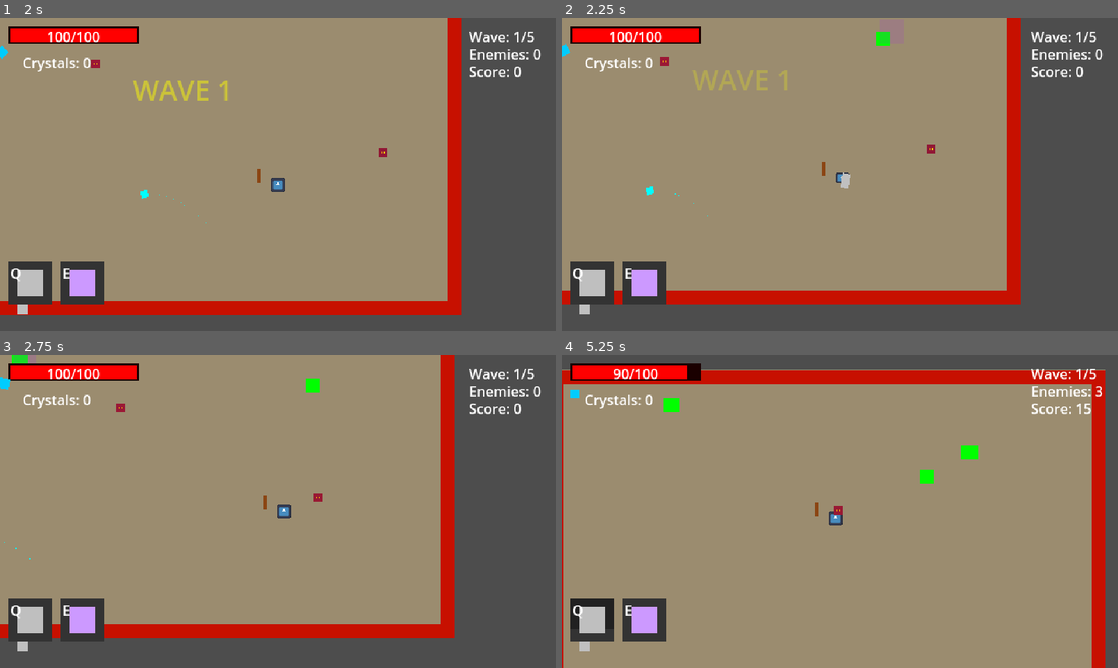
Above: before the commit, frames 1-4 (two rows, left to right).
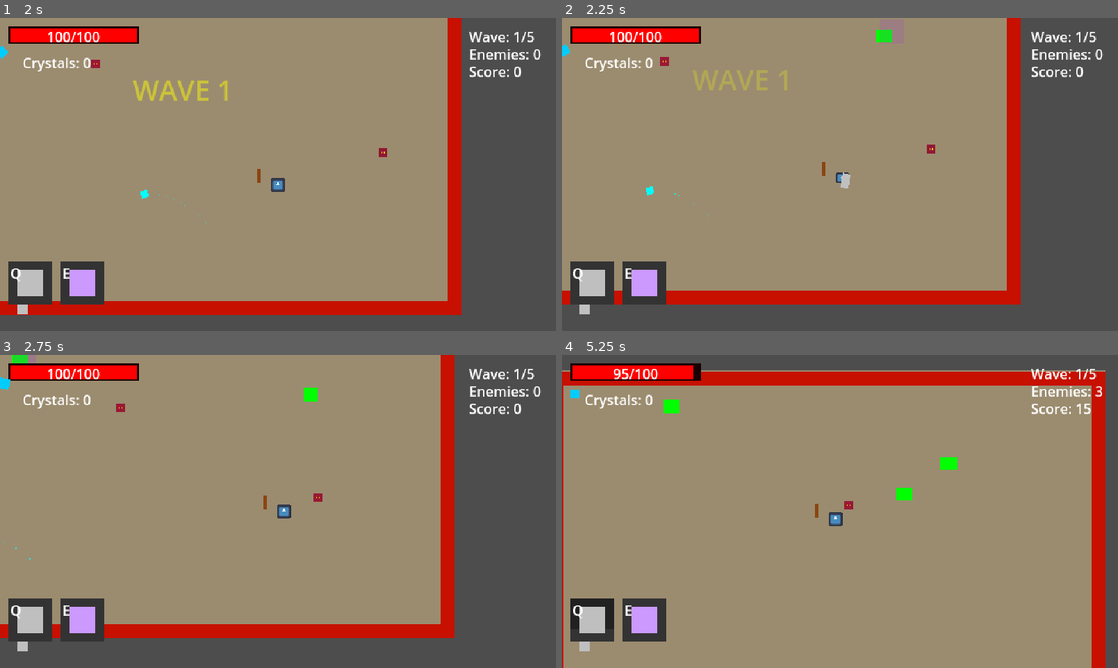
Above: after the commit, the same moments.

Repository: Azgr9/chaos
Game: Godot game, scene res://Scenes/Game/Game.tscn
Two runs of this game, one before a commit and one after it. Both use one fixed random seed, a clock stepped at 60 frames per second and the inputs below. The engine's default icon, where the game draws it, is replaced by a stand-in: a white triangle on a blue panel in a dark square.
Inputs (mouse positions are in pixels of both pictures, inside the frame that each line leads up to):
- Up to frame 1 (2 s): move the mouse to (400, 158) at 0.52 s; hold D (move_right) 0.53-1.28 s; tap Space (dash) at 0.6 s; move the mouse to (166, 190) at 1.27 s; hold S (move_down) from 1.28 s (still down); right-click (166, 190) at 1.35 s
- Up to frame 2 (2.25 s): move the mouse to (895, 105) at 2.02 s; release S (move_down) at 2.03 s; hold D (move_right) from 2.03 s (still down); click (895, 105) at 2.1 s
- Up to frame 3 (2.75 s): keep holding D (move_right)
- Up to frame 4 (5.25 s): move the mouse to (812, 574) at 2.77 s; release D (move_right) at 2.78 s; hold W (move_up) 2.78-3.53 s; tap Q (swap_weapon) at 2.85 s; move the mouse to (1006, 558) at 3.52 s; hold O 3.53-4.28 s; hold A (move_left) 3.53-5.03 s; move the mouse to (673, 464) at 4.27 s; tap L at 4.35 s; move the mouse to (867, 511) at 5.02 s; hold S (move_down) from 5.03 s (still down); hold P from 5.03 s (still down)

Frame 1 is identical in both runs. In frame 2, less than 0.1% of the frame differs, in the area x 56-60%, y 3-9%; in frame 3, 0.2%; in frame 4, 1.6%, in the area x 0-98%, y 3-55%.

Commit message:
saldırı slime

Diff:
--- a/Scripts/Enemies/Enemy.gd
+++ b/Scripts/Enemies/Enemy.gd
@@ -51,6 +51,7 @@
 		_update_movement(delta)
 
 	_apply_knockback(delta)
+	_avoid_player_overlap()
 	move_and_slide()
 
 func _update_movement(_delta):
@@ -73,6 +74,27 @@
 		knockback_velocity = knockback_velocity.lerp(Vector2.ZERO, 10 * delta)
 		if knockback_velocity.length() < 5:
 			knockback_velocity = Vector2.ZERO
+
+func _avoid_player_overlap():
+	# Prevent enemies from going inside the player
+	if not player_reference:
+		return
+
+	# Calculate distance to player
+	var to_player = player_reference.global_position - global_position
+	var distance = to_player.length()
+
+	# Minimum distance to maintain from player (based on collision shapes)
+	var min_distance = 25.0  # Adjust based on your collision shape sizes
+
+	# If too close, push away from player
+	if distance < min_distance and distance > 0:
+		var push_direction = -to_player.normalized()
+		var push_strength = (min_distance - distance) / min_distance
+
+		# Apply moderate push force (reduced to prevent catapulting)
+		if knockback_velocity.length() == 0:
+			velocity += push_direction * push_strength * 100.0  # Reduced from 200.0
 
 func take_damage(amount: float, from_position: Vector2 = Vector2.ZERO, knockback_power: float = 150.0, stun_duration: float = 0.0):
 	if is_dead:
--- a/Scripts/Enemies/Slime.gd
+++ b/Scripts/Enemies/Slime.gd
@@ -71,39 +71,40 @@
 			player_reference = players[0]
 		return
 
-	# Don't hop if being knocked back
+	# Don't move if being knocked back
 	if knockback_velocity.length() > 0:
 		return
 
 	var distance_to_player = global_position.distance_to(player_reference.global_position)
+	var direction_to_player = (player_reference.global_position - global_position).normalized()
 
-	# Only move if player is in range and we can hop
-	if distance_to_player <= detection_range and hop_cooldown <= 0:
-		_perform_hop()
+	# Move in a hopping pattern using velocity (not tweens)
+	if distance_to_player <= detection_range:
+		if hop_cooldown <= 0:
+			# Trigger hop visual
+			_perform_hop_visual()
+			hop_cooldown = hop_interval
 
-func _perform_hop():
+		# Continuous movement during hop
+		if is_hopping:
+			velocity = direction_to_player * move_speed * 1.5  # Faster during hop
+		else:
+			velocity = Vector2.ZERO  # Stop between hops
+
+func _perform_hop_visual():
 	if is_hopping:
 		return
 
 	is_hopping = true
-	hop_cooldown = hop_interval
 
-	# Calculate hop direction toward player
-	hop_direction = (player_reference.global_position - global_position).normalized()
-
-	# Hop animation with tween
+	# Hop animation with tween (visuals only, no position change)
 	var tween = create_tween()
 
 	# Squash before jump
 	tween.tween_property(visuals_pivot, "scale", Vector2(base_scale.x * 1.3, base_scale.y * 0.7), 0.1)
 
 	# Jump up - stretch vertically
-	tween.tween_property(visuals_pivot, "scale", Vector2(base_scale.x * 0.8, base_scale.y * 1.3), 0.2)
-
-	# Add the actual movement
-	tween.parallel().tween_property(self, "position",
-		position + hop_direction * hop_distance, 0.3)\
-		.set_trans(Tween.TRANS_SINE).set_ease(Tween.EASE_OUT)
+	tween.tween_property(visuals_pivot, "scale", Vector2(base_scale.x * 0.8, base_scale.y * 1.3), 0.3)
 
 	# Land - squash on impact
 	tween.tween_property(visuals_pivot, "scale", Vector2(base_scale.x * 1.2, base_scale.y * 0.8), 0.1)
@@ -112,7 +113,7 @@
 	tween.tween_property(visuals_pivot, "scale", base_scale, 0.2)\
 		.set_trans(Tween.TRANS_ELASTIC).set_ease(Tween.EASE_OUT)
 
-	# Finish hop
+	# Finish hop after animation
 	tween.tween_callback(func(): is_hopping = false)
 
 func _on_damage_taken():
@@ -175,6 +176,7 @@
 		var tween = create_tween()
 		tween.tween_property(sprite, "color", Color("#00ff00"), 0.1)
 
+
 func _on_animation_timer():
 	# Random slight movements for life
 	if not is_hopping and not is_dead:
